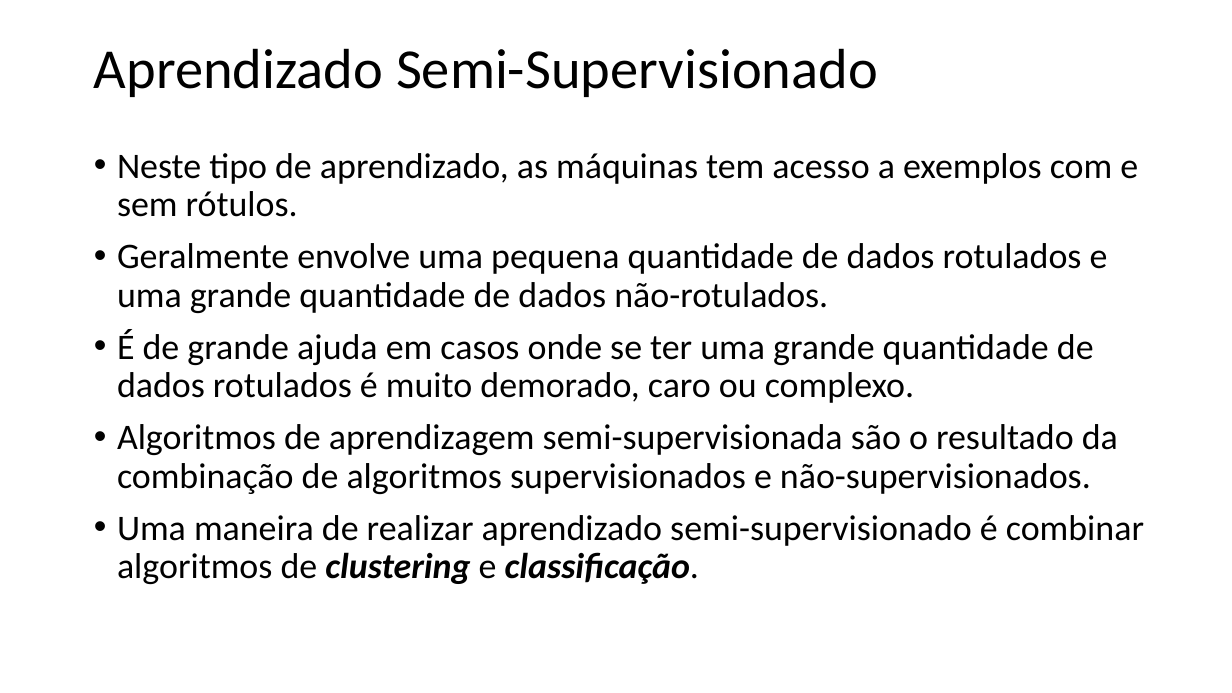
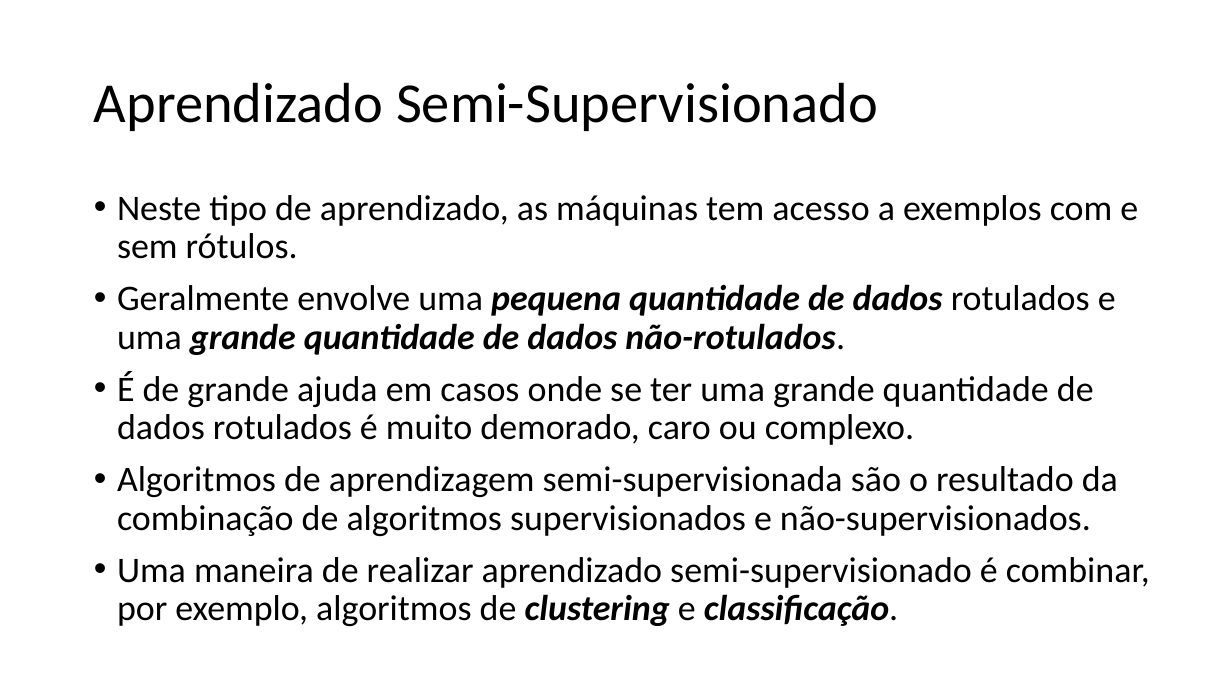
Before and after one commit to zz4fap/t319_aprendizado_de_maquina, a slide deck: slide 19 of slides/T319_Introdução.pptx. Drawn at 1232x693 pixels with LibreOffice and Linux fonts; fonts in the diff are those of the drawing. Boxes give left, top, right and bottom in pixels: in the first picture for what was removed or moved away, otherwise in the second. Text is boxed around its words. In the diff, an @@ line names an element or a change of style, - is before the commit and + after.

```diff
--- a/slides/T319_Introdução.pptx
+++ b/slides/T319_Introdução.pptx
@@ title "Aprendizado Semi-Supervisionado": place and size @@
-title "Aprendizado Semi-Supervisionado" at (94,48,878,97)
+title "Aprendizado Semi-Supervisionado" at (94,82,878,131)
@@ text "Neste tipo de aprendizado, as ...": place and size @@
-text "Neste tipo de aprendizado, as ..." at (117,153,1144,584)
+text "Neste tipo de aprendizado, as ..." at (117,195,1150,626)
@@ text at (117,284,1116,355): bold on, italic on in "pequena quantidade de dados grande quantidade de ..." @@
@@ text at (117,557,1150,626): text changed @@
-• Uma maneira de realizar aprendizado semi-supervisionado é combinar algoritmos de clustering e classificação.
+• Uma maneira de realizar aprendizado semi-supervisionado é combinar, por exemplo, algoritmos de clustering e classificação.
```
Also in this commit, not shown: 14 other slides changed, 10 other files.
